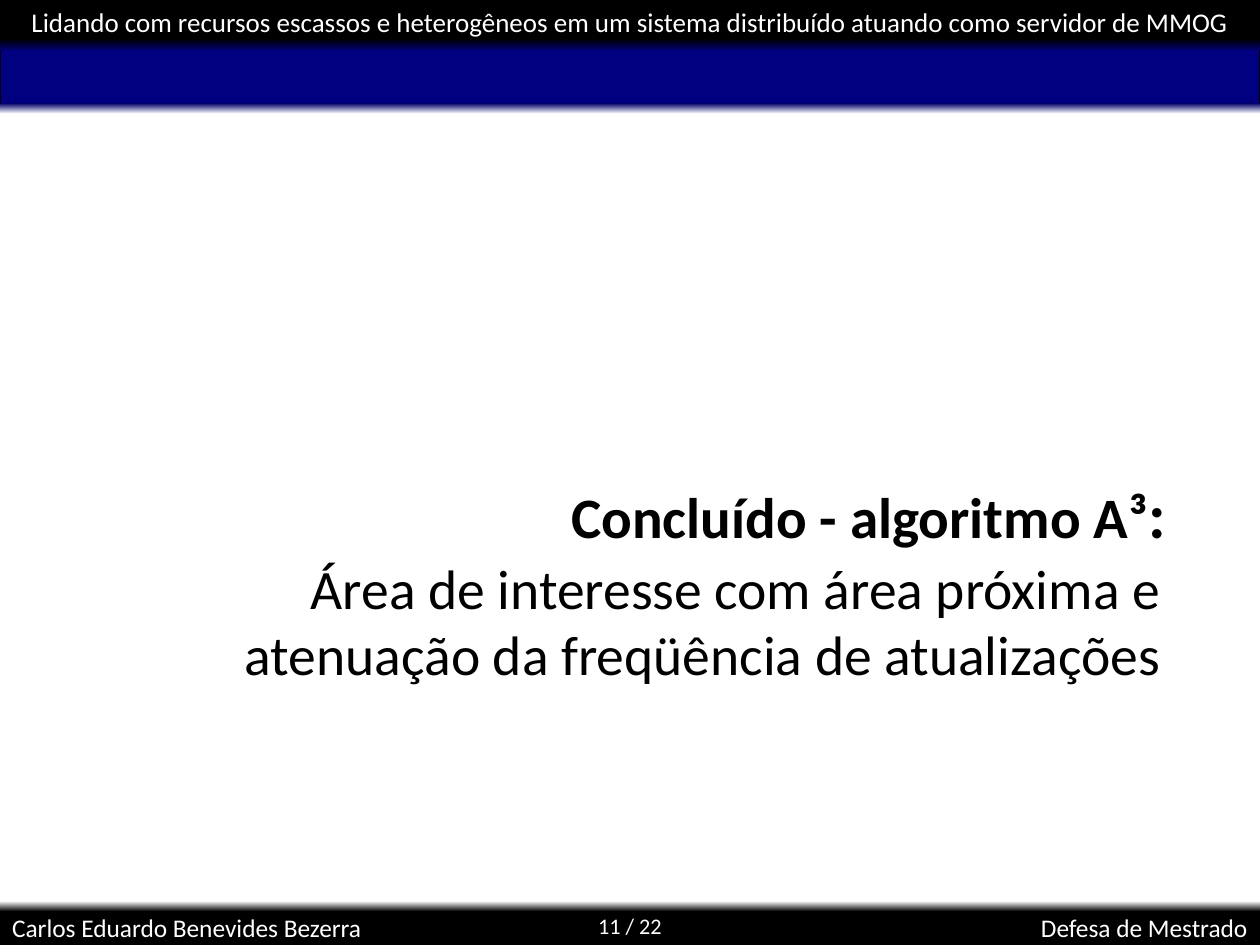
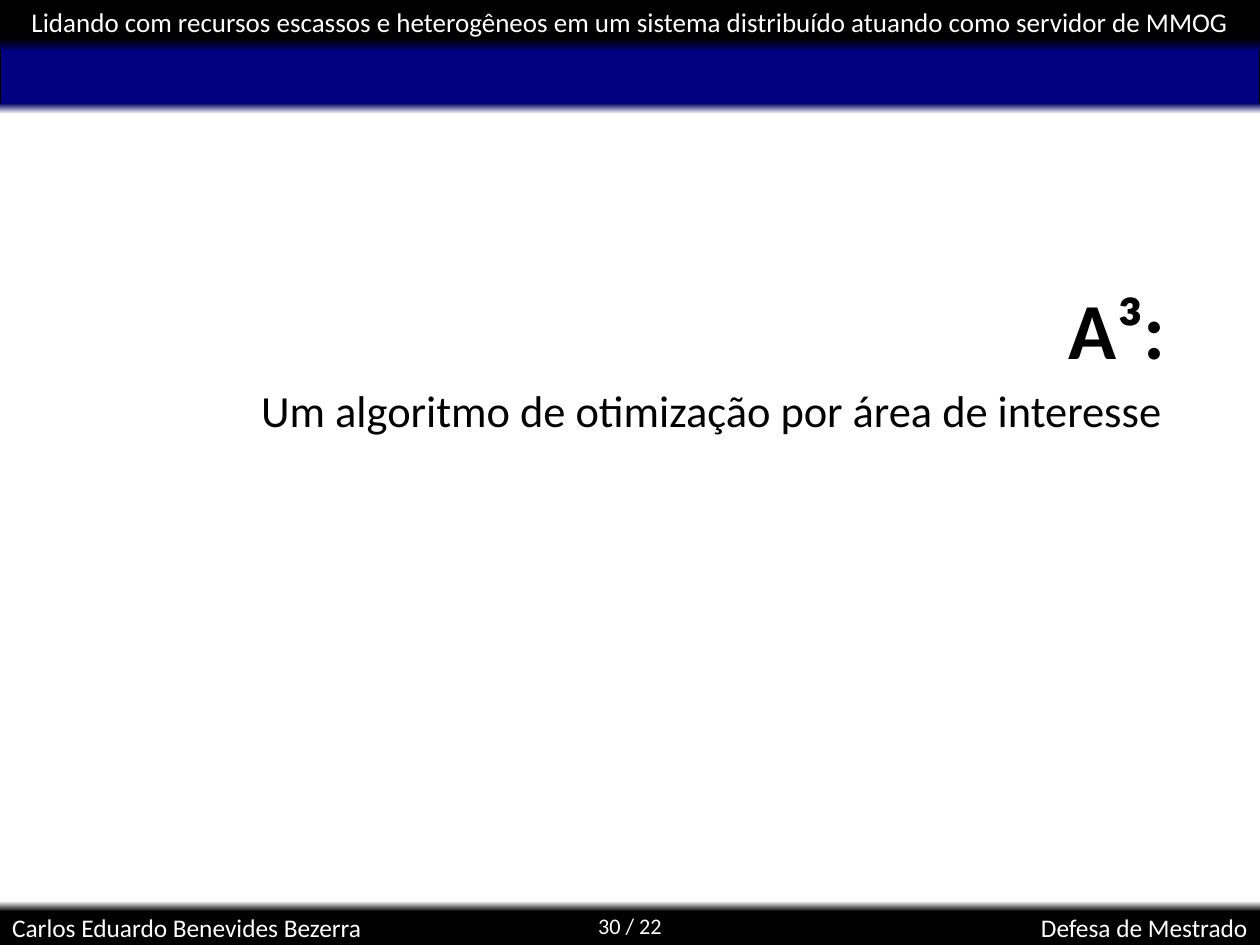
Before and after one commit to kdubezerra/kdubezerra, a slide deck: slide 30 of textos/dissertation/Diss_Defesa.ppt (slide 11 before the commit). Drawn at 1260x945 pixels with LibreOffice and Linux fonts; fonts in the diff are those of the drawing; background and template pictures are left out. Boxes give left, top, right and bottom in pixels: in the first picture for what was removed or moved away, otherwise in the second. Text is boxed around its words. In the diff, an @@ line names an element or a change of style, - is before the commit and + after.

```diff
--- a/textos/dissertation/Diss_Defesa.ppt
+++ b/textos/dissertation/Diss_Defesa.ppt
@@ title at (1069, 297, 1165, 360): text changed; size 36 to 50 pt @@
-Concluído - algoritmo A³:
+A³:
@@ subtitle added at (261, 396, 1161, 435), 28 pt, text #000000 @@
+Um algoritmo de otimização por área de interesse
@@ subtitle removed at (245, 562, 1160, 685) @@
-Área de interesse com área próxima e atenuação da freqüência de atualizações
@@ page number at (598, 919, 662, 934): text changed @@
-11 / 22
+30 / 22
```
Also in this commit, not shown: 4 other slides changed, 24 slides added, 7 slides removed, 19 other files.
